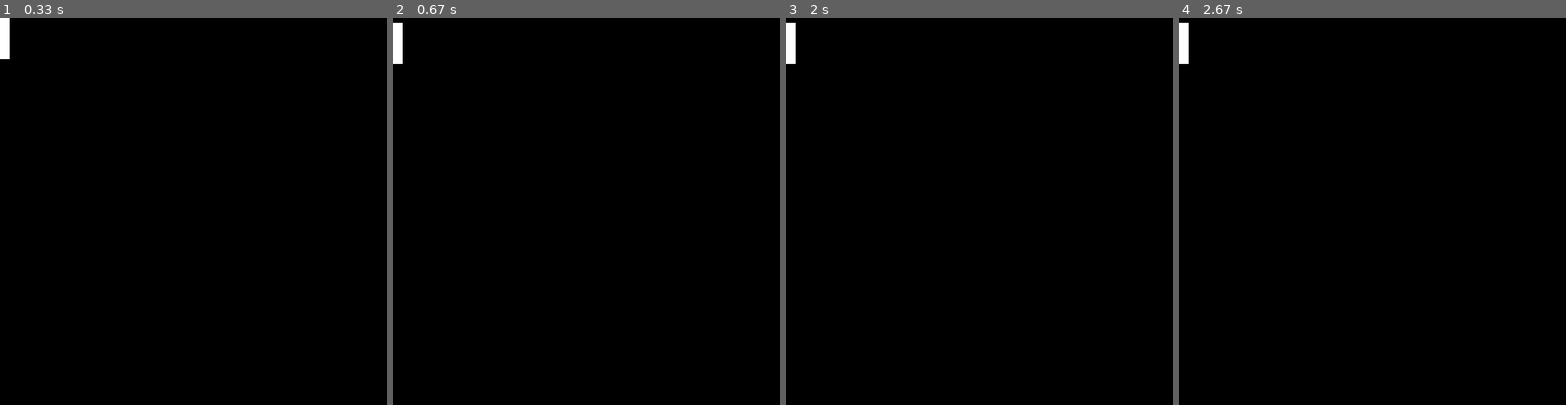
Above: before the commit, frames 1-4 (left to right).
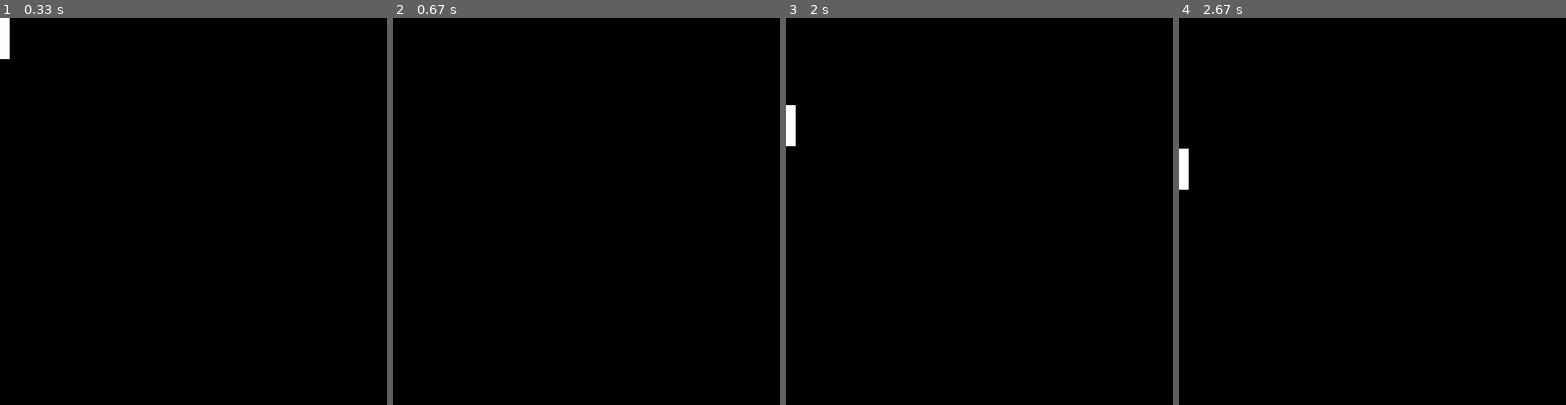
Above: after the commit, the same moments.

Repository: CoMm4nDo-1/Pong
Game: pygame game, started from Pygame.py
Same seed, same stepped clock (60 frames per second), same inputs: the game is played once before the commit and once after it.
Inputs:
- Up to frame 1 (0.33 s): no input
- Up to frame 2 (0.67 s): hold Up from 0.33 s (still down)
- Up to frame 3 (2 s): release Up at 0.8 s; hold Down 0.83-1.13 s; hold S 1.57-1.93 s; hold Down 1.57-1.93 s; hold Down from 1.97 s (still down)
- Up to frame 4 (2.67 s): release Down at 2.33 s; hold Up from 2.37 s (still down)

Frame 1 is identical in both runs. In frame 2, 0.3% of the frame differs, in the area x 0-3%, y 1-12%; in frame 3, 0.5%, in the area x 0-3%, y 1-34%; in frame 4, 0.5%.

Commit message:
Changed movement to press down

Diff:
--- a/Pygame.py
+++ b/Pygame.py
@@ -35,13 +35,13 @@
     def move(self):
         keys = pygame.key.get_pressed()
         if keys[pygame.K_w]:
-            self.y = -10
+            self.y -= 15
         elif keys[pygame.K_s]:
-            self.y = 10
+            self.y += 15
         elif keys[pygame.K_DOWN]:
-            self.y = 10
+            self.y += 15
         elif keys[pygame.K_UP]:
-            self.y = 10
+            self.y -= 15
 
 
 paddle = Paddle()
